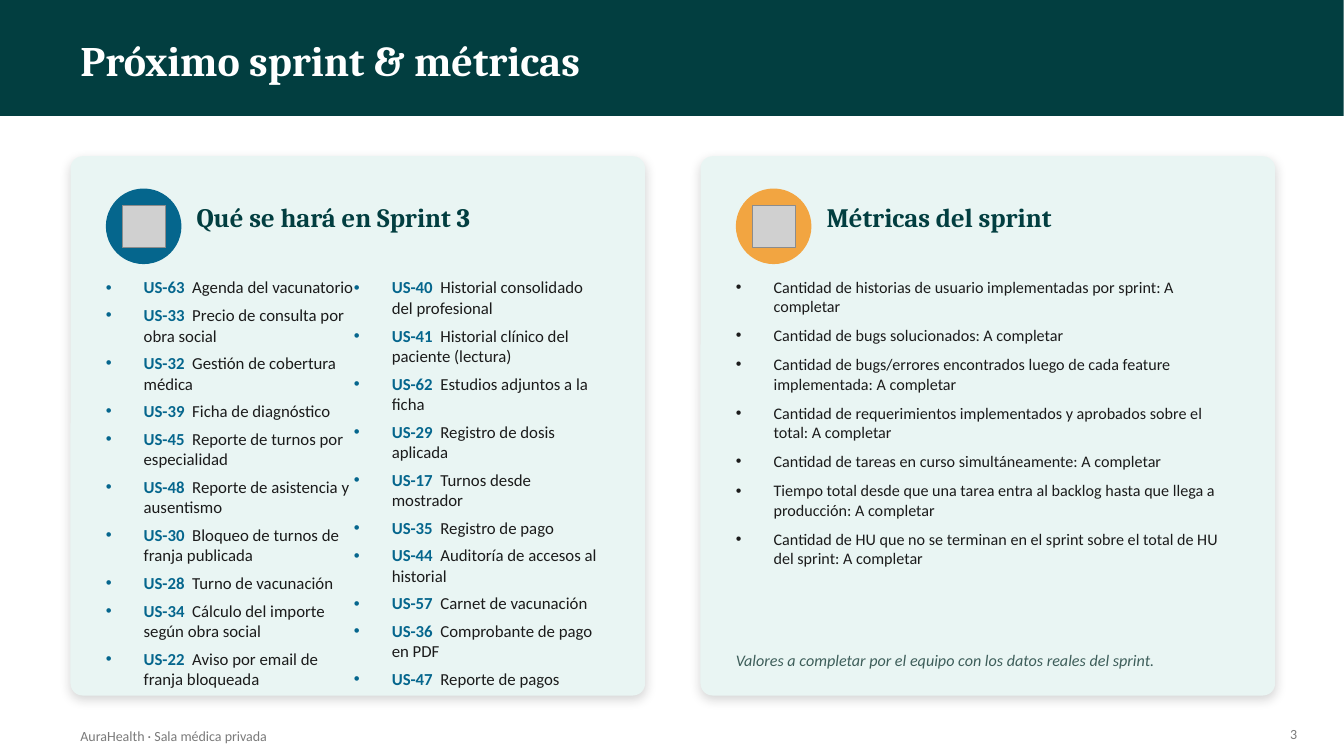
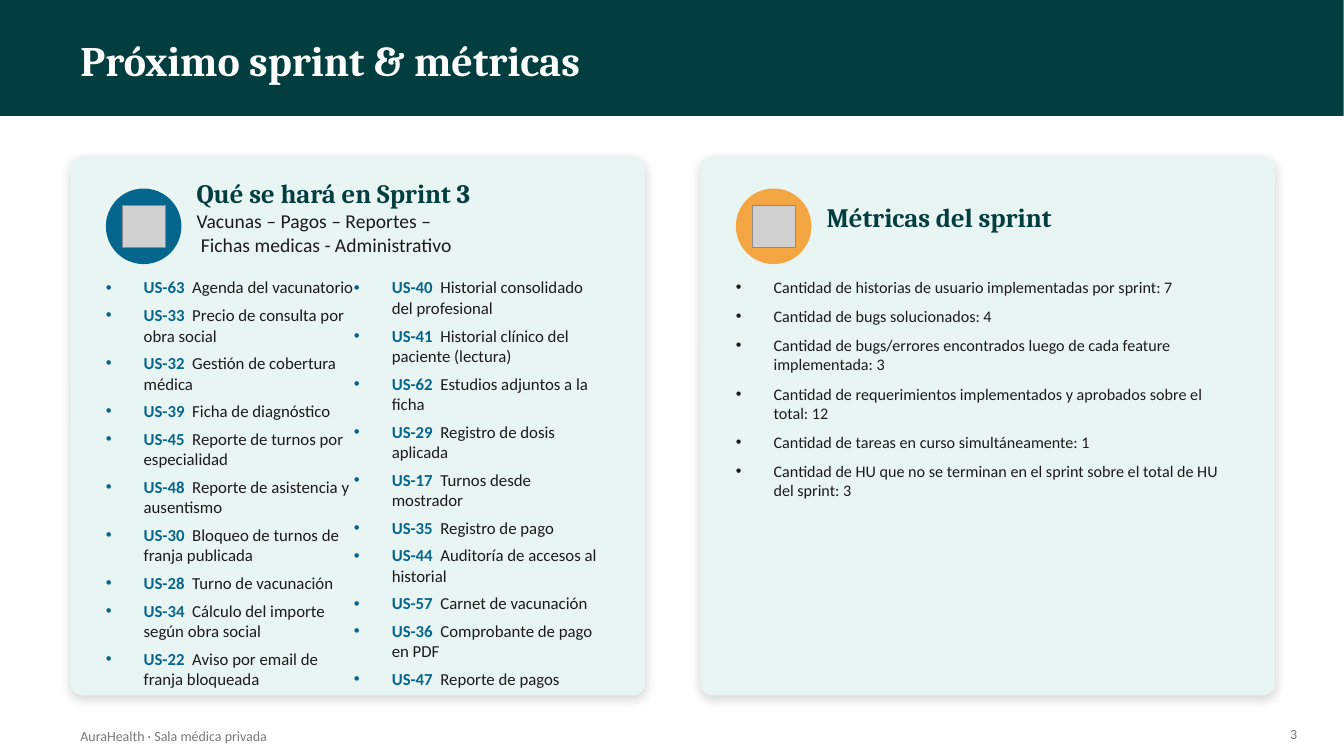
Before and after one commit to AgusUni05/PROYECTO-PSS-2026, a slide deck: slide 3 of AuraHealth - Demo Sprint 2.pptx. Drawn at 1344x756 pixels with LibreOffice and Linux fonts; fonts in the diff are those of the drawing; grey boxes stand for pictures. Boxes give left, top, right and bottom in pixels: in the first picture for what was removed or moved away, otherwise in the second. Text is boxed around its words. In the diff, an @@ line names an element or a change of style, - is before the commit and + after.

```diff
--- a/AuraHealth - Demo Sprint 2.pptx
+++ b/AuraHealth - Demo Sprint 2.pptx
@@ text at [197, 215, 451, 252]: paragraphs added @@
+Vacunas – Pagos – Reportes –
+Fichas medicas - Administrativo
@@ text at [774, 281, 1217, 499]: text changed @@
-• Cantidad de historias de usuario implementadas por sprint: A completar
-• Cantidad de bugs solucionados: A completar
-• Cantidad de bugs/errores encontrados luego de cada feature implementada: A completar
-• Cantidad de requerimientos implementados y aprobados sobre el total: A completar
-• Cantidad de tareas en curso simultáneamente: A completar
-• Tiempo total desde que una tarea entra al backlog hasta que llega a producción: A completar
-• Cantidad de HU que no se terminan en el sprint sobre el total de HU del sprint: A completar
+• Cantidad de historias de usuario implementadas por sprint: 7
+• Cantidad de bugs solucionados: 4
+• Cantidad de bugs/errores encontrados luego de cada feature implementada: 3
+• Cantidad de requerimientos implementados y aprobados sobre el total: 12
+• Cantidad de tareas en curso simultáneamente: 1
+• Cantidad de HU que no se terminan en el sprint sobre el total de HU del sprint: 3
@@ text removed at [736, 655, 1154, 669] @@
-Valores a completar por el equipo con los datos reales del sprint.
```
Also in this commit, not shown: 3 other slides changed, 4 other files.
